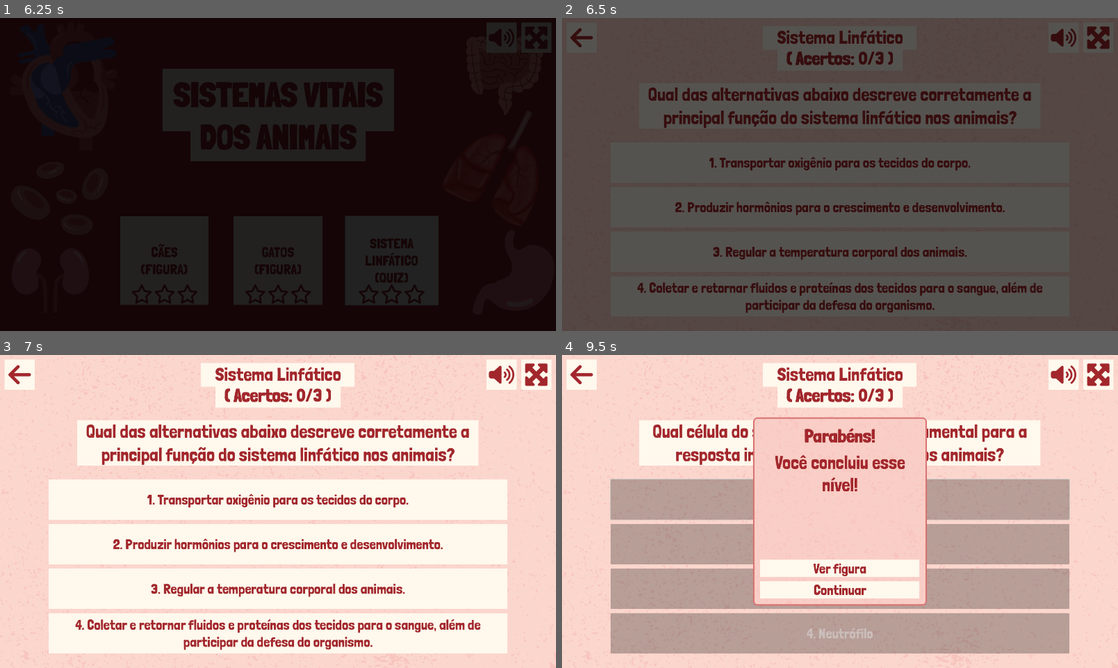
Above: before the commit, frames 1-4 (two rows, left to right).
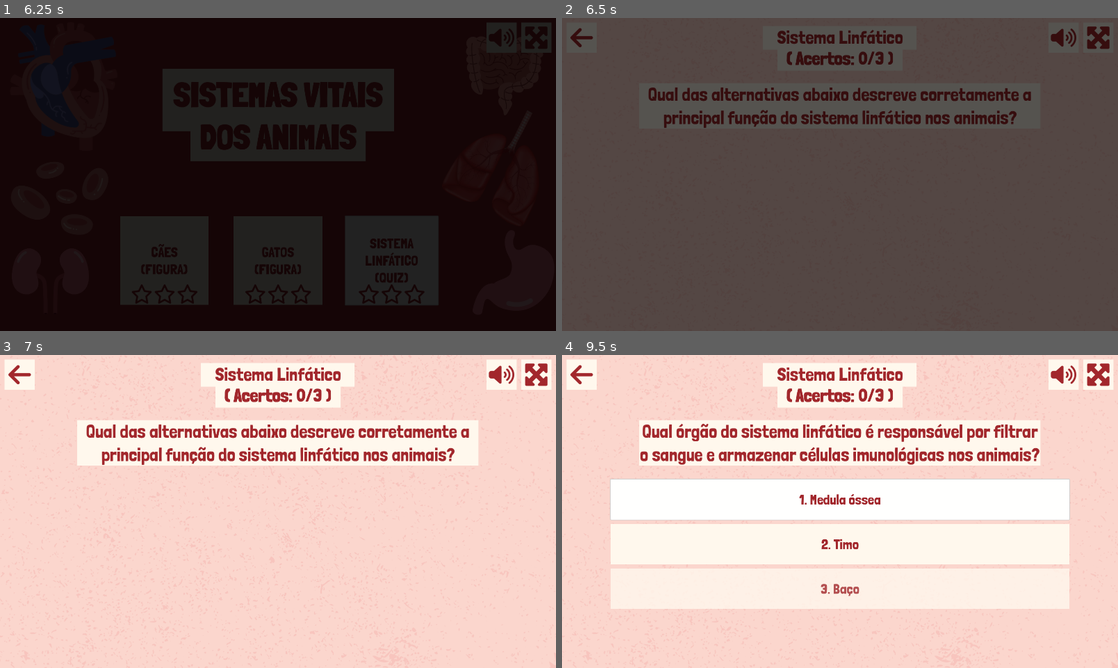
Above: after the commit, the same moments.

Repository: telmotrooper/vet-game
Game: Godot game, scene res://main.tscn
Same seed, same stepped clock (60 frames per second), same inputs: the game is played once before the commit and once after it.
Inputs (mouse positions are in pixels of both pictures, inside the frame that each line leads up to):
- Up to frame 1 (6.25 s): tap Enter at 0.5 s; click (533, 36) at 1.25 s; click "CÃES (FIGURA)" at 2 s; click (533, 36) at 2.75 s; click (533, 36) at 3.5 s; click (22, 36) at 4.25 s; click "GATOS (FIGURA)" at 5 s; click "SISTEMA LINFÁTICO (QUIZ)" at 5.75 s
- Up to frame 2 (6.5 s): no input
- Up to frame 3 (7 s): click (278, 498) at 6.5 s, where only the run before the commit has a clickable "1. Transportar oxigênio para …"
- Up to frame 4 (9.5 s): click (840, 589) at 7.25 s, where only the run before the commit has a clickable "3. Regular a temperatura corp…"; click (840, 498) at 8 s, where only the run before the commit has a clickable "1. Medula óssea"; click "1. Monócito" (after the commit: "1. Transportar oxigênio para …") at 8.75 s

Frame 1 is identical in both runs. In frame 2, 3.6% of the frame differs, in the area x 13-87%, y 44-95%; in frame 3, 41%; in frame 4, 47%, in the area x 8-92%, y 19-96%.

Commit message:
animation for initial question (#37)
* added animation to initial question

* preventing mouse click when option is faded out

* wait for 'fade in' before starting animation

Diff:
--- a/levels/lymphatic_system_level/lymphatic_system_level.tscn
+++ b/levels/lymphatic_system_level/lymphatic_system_level.tscn
@@ -125,7 +125,8 @@
 color = Color(1, 0.972549, 0.929412, 1)
 metadata/_edit_lock_ = true
 
-[node name="VBoxContainer" type="VBoxContainer" parent="."]
+[node name="Answers" type="VBoxContainer" parent="."]
+unique_name_in_owner = true
 layout_mode = 1
 anchors_preset = 7
 anchor_left = 0.5
@@ -141,31 +142,31 @@
 mouse_filter = 2
 alignment = 1
 
-[node name="Answer1" type="Button" parent="VBoxContainer" groups=["answers"]]
+[node name="Answer1" type="Button" parent="Answers" groups=["answers"]]
 layout_mode = 2
 text = "1. Transportar oxigênio para os tecidos do corpo."
 autowrap_mode = 2
 script = ExtResource("9_ywt1q")
 
-[node name="Answer2" type="Button" parent="VBoxContainer" groups=["answers"]]
+[node name="Answer2" type="Button" parent="Answers" groups=["answers"]]
 layout_mode = 2
 text = "2. Produzir hormônios para o crescimento e desenvolvimento."
 autowrap_mode = 2
 script = ExtResource("9_ywt1q")
 
-[node name="Answer3" type="Button" parent="VBoxContainer" groups=["answers"]]
+[node name="Answer3" type="Button" parent="Answers" groups=["answers"]]
 layout_mode = 2
 text = "3. Coletar e retornar fluidos e proteínas dos tecidos para o sangue, além de participar da defesa do organismo."
 autowrap_mode = 2
 script = ExtResource("9_ywt1q")
 
-[node name="Answer4" type="Button" parent="VBoxContainer" groups=["answers"]]
+[node name="Answer4" type="Button" parent="Answers" groups=["answers"]]
 layout_mode = 2
 text = "4. Regular a temperatura corporal dos animais."
 autowrap_mode = 2
 script = ExtResource("9_ywt1q")
 
-[connection signal="question_answered" from="VBoxContainer/Answer1" to="." method="_on_question_answered"]
-[connection signal="question_answered" from="VBoxContainer/Answer2" to="." method="_on_question_answered"]
-[connection signal="question_answered" from="VBoxContainer/Answer3" to="." method="_on_question_answered"]
-[connection signal="question_answered" from="VBoxContainer/Answer4" to="." method="_on_question_answered"]
+[connection signal="question_answered" from="Answers/Answer1" to="." method="_on_question_answered"]
+[connection signal="question_answered" from="Answers/Answer2" to="." method="_on_question_answered"]
+[connection signal="question_answered" from="Answers/Answer3" to="." method="_on_question_answered"]
+[connection signal="question_answered" from="Answers/Answer4" to="." method="_on_question_answered"]
--- a/levels/quiz_level.gd
+++ b/levels/quiz_level.gd
@@ -8,6 +8,10 @@
 
 const base_text := "[center][b]( Acertos:[/b] %d/%d )[/center]"
 
+const QUESTION_TIME = 0.75
+const QUESTION_INTERVAL = 1.25
+const ANSWER_TIME = 0.5
+
 func _ready() -> void:
 	current_question = questions.pick_random()
 	update_question()
@@ -17,6 +21,24 @@
 
 	question_counter = len(questions)
 	update_text()
+
+	#%Question.modulate = Color(1,1,1,0)
+
+	for answer in %Answers.get_children():
+		answer.set_mouse_filter(MOUSE_FILTER_IGNORE) # Ignore mouse click.
+		answer.modulate = Color(1,1,1,0) # Make transparent.
+
+	# If loaded from main, wait for "fade in" to finish before starting animation.
+	if get_tree().current_scene is MainScene:
+		await get_tree().current_scene.fade_transition.faded_in
+
+	var tween = create_tween()
+	#tween.tween_property(%Question, "modulate", Color.WHITE, QUESTION_TIME)
+	tween.tween_interval(QUESTION_INTERVAL)
+	for answer in %Answers.get_children():
+		tween.tween_callback(func(): answer.set_mouse_filter(MOUSE_FILTER_STOP)) # Allow mouse click.
+		tween.tween_property(answer, "modulate", Color.WHITE, ANSWER_TIME)
+
 
 func update_question() -> void:
 	%Question.text = current_question.text
--- a/main.gd
+++ b/main.gd
@@ -1,3 +1,4 @@
+class_name MainScene
 extends Control
 
 @export var initial_scene: PackedScene
@@ -5,6 +6,8 @@
 var current_scene = null
 var loading_scene = null
 var progress = []
+
+@onready var fade_transition = $FadeTransition
 
 func _ready() -> void:
 	set_process(false)
